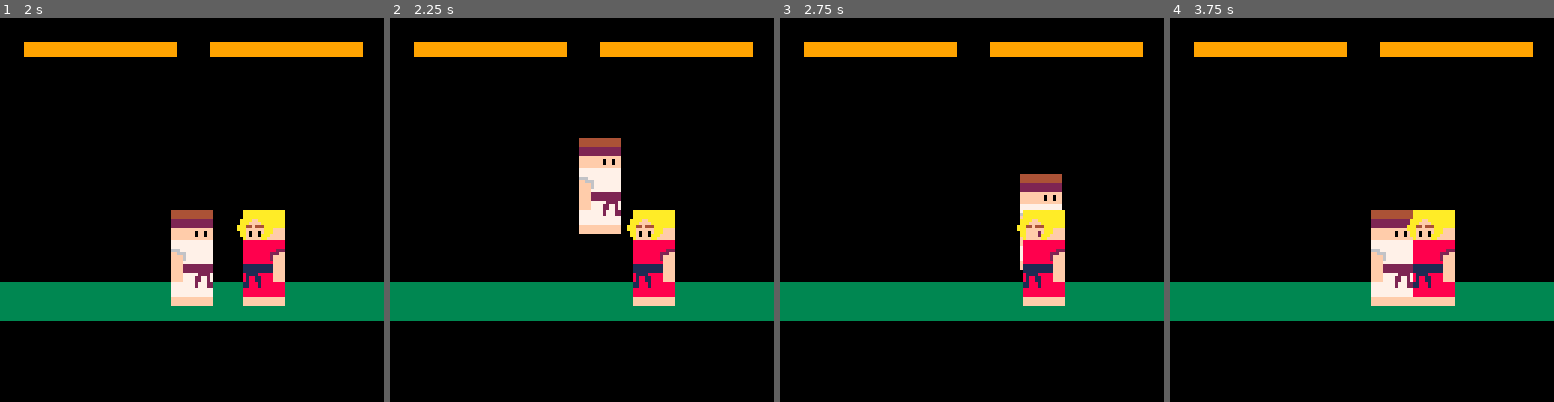
Above: before the commit, frames 1-4 (left to right).
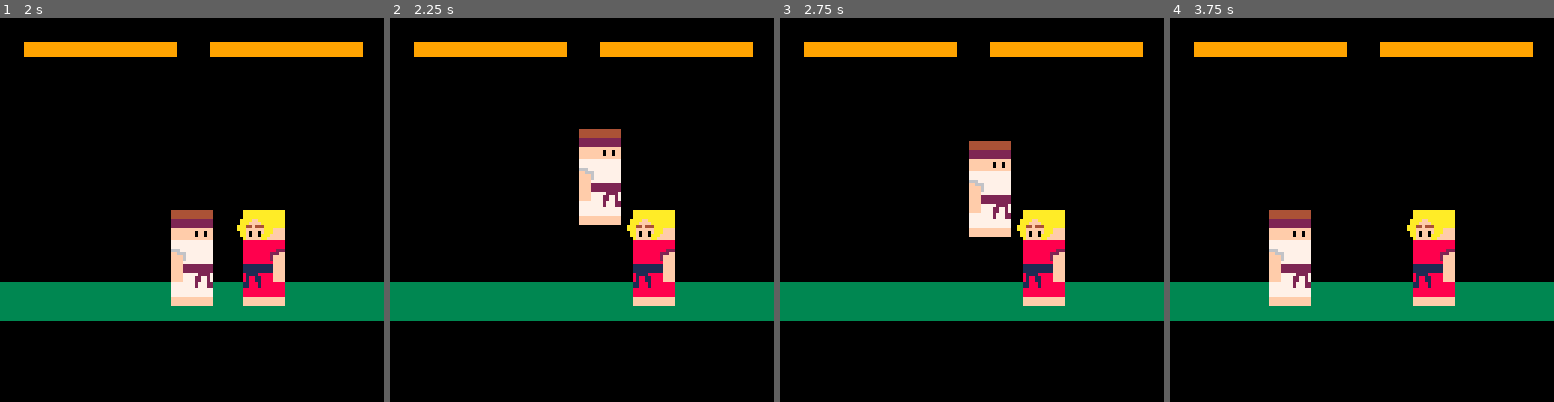
Above: after the commit, the same moments.

Repository: Trifectuh/Fantasy-Console-Projects
Game: PICO-8 cartridge picofight.p8
Two runs of this game, one before a commit and one after it. Both use one fixed random seed, a clock stepped at 60 frames per second and the inputs below.
Inputs:
- Up to frame 1 (2 s): hold Right from 1.6 s (still down)
- Up to frame 2 (2.25 s): release Right at 2.1 s; hold Up from 2.15 s (still down)
- Up to frame 3 (2.75 s): release Up at 2.42 s; hold Right from 2.47 s (still down)
- Up to frame 4 (3.75 s): release Right at 3.03 s; hold Left 3.08-3.58 s

Frame 1 is identical in both runs. In frame 2, 2.1% of the frame differs, in the area x 49-61%, y 28-57%; in frame 3, 3.8%; in frame 4, 5.4%, in the area x 25-64%, y 50-75%.

Commit message:
fixed jumping, collision, gravity

Diff:
--- a/picofight.p8
+++ b/picofight.p8
@@ -2,20 +2,17 @@
 version 16
 __lua__
 --picofight: a game of fighting
-
 function _init()
-
 --how many players
 	num_players=2
 --set starting positions
 	player0={x=24,y=64,dx=0,dy=0}
 	player1={x=72,y=64,dx=0,dy=0}
 --init gravitational pull ;)
-	gravity=1
+	gravity=0.25
 --init player health
 	p0hp=50
 	p1hp=50
-
 end
 
 function _update60()
@@ -24,15 +21,13 @@
 --below zero (lol get gud)
 	if p1hp<=0 then p0win() end
 	if p0hp<=0 then p1win() end
-
 --stop movement from last frame
-	player0.dx=0
-	player1.dx=0
-
+--unless a character is airborn
+if (player0.y>=64) player0.dx=0
+if (player1.y>=64) player1.dx=0
 --move the dudes if buttons
 --get pressed
 	movechars()
-
 end
 
 function _draw()
@@ -48,17 +43,16 @@
 --call functions to check for
 --button presses and move
 --if necessary
-
 --player0 (1) calls
 	checkright(player0)
 	checkleft(player0)
 	checkjump(player0)
-
+ move(player0)
 --player1 (2) calls
 	checkright(player1)
 	checkleft(player1)
 	checkjump(player1)
-
+ move(player1)
 end
 
 function checkright(id)
@@ -71,8 +65,9 @@
 	if id == player1 then
 		op = player0
 		controller = 1 end
---check for button press
-	if (btn(1,controller)) then
+--check for button press and
+--grounded status
+	if (btn(1,controller) and id.y>=64) then
 --check collision with opponent
 			if id.x+18==op.x then
 				id.dx=0
@@ -97,7 +92,7 @@
 		op = player0
 		controller = 1 end
 --check for button press
-	if (btn(0,controller)) then
+	if (btn(0,controller) and id.y>=64) then
 --check collision with opponent
 			if id.x-18==op.x then
 				id.dx=0
@@ -112,23 +107,29 @@
 end
 
 function checkjump(id)
---super primitive. should be
---called "fly" instead hehe
  if id == player0 then
-		controller = 0
-		 end
+		controller = 0 end
 	if id == player1 then
 		controller = 1 end
-
-	if (btn(2,controller)) id.dy=-4
-		id.x+=id.dx
-		id.y+=id.dy
-		id.dy=min(id.dy+gravity,4)
-		if (id.y>64) then
-			id.y=64
-			id.dy=0
-		end
+ if (id.y==64) onground = true
+ if (btn(2,controller) and id.y==64) then
+  id.dy-=5
+  --override collision if we're pushing
+  --toward opponent
+  if (btn(1,controller)) id.dx=1
+  if (btn(0,controller)) id.dx=-1
+ end
+end
+
+function move(id)
+ id.x+=id.dx
+ id.y+=id.dy
+	id.dy=min(id.dy+gravity,4)
+ if (id.y>64) then
+		id.y=64
+		id.dy=0
 	end
+end
 __gfx__
 00000000000000000444444444444440000000000000000004444444444444400000000000000000000000000000000000000000000000000000000000000000
 00000000000000000444444444444440000000000000000004444444444444400000000000000000000000000000000000000000000000000000000000000000
